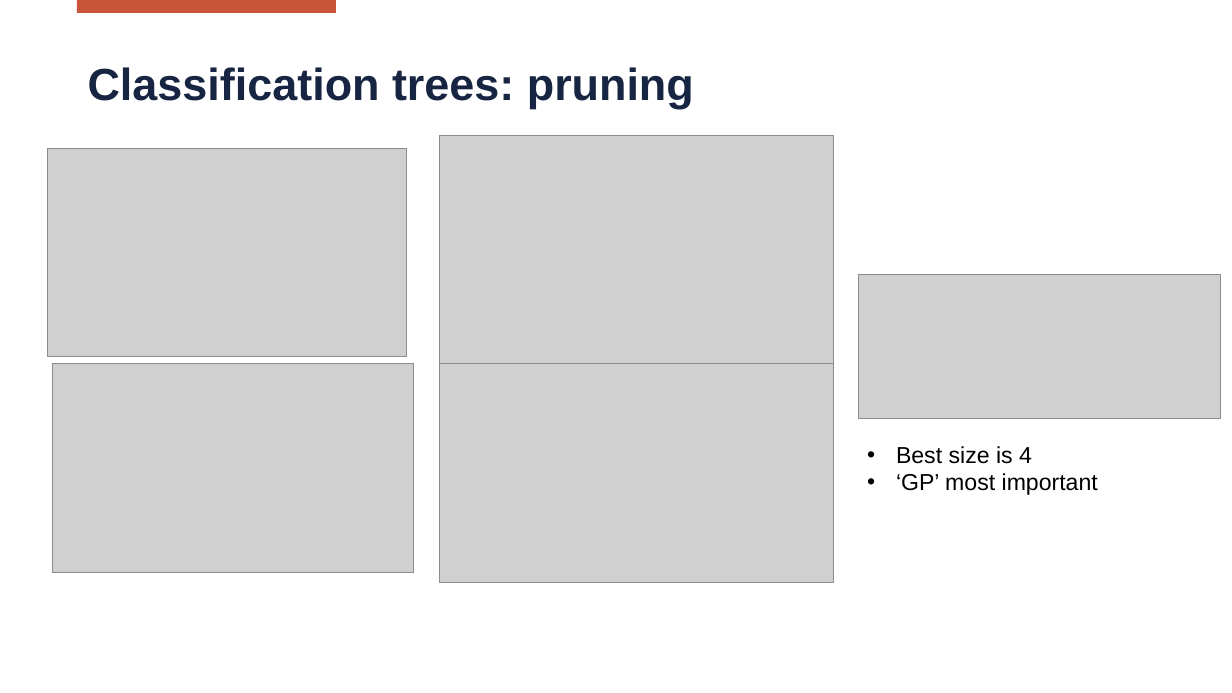
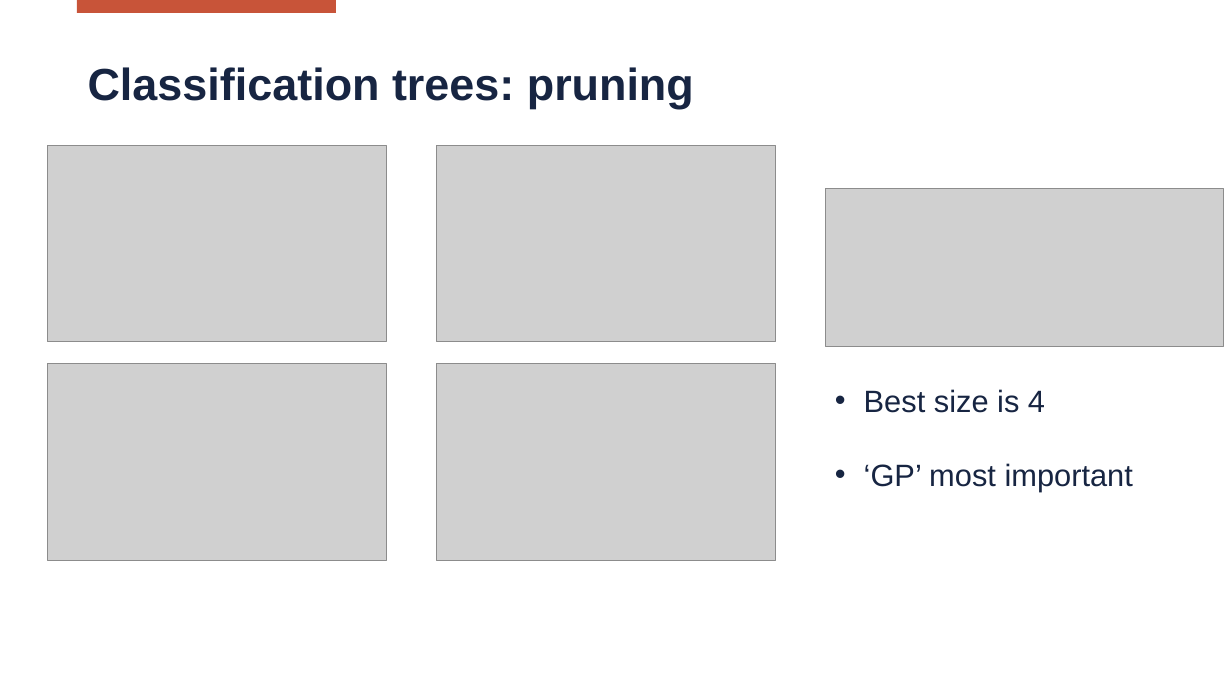
Before and after one commit to Matteo-Locatelli/SL_Project_2223, a slide deck: slide 31 of reports/Presentation.pptx. Drawn at 1232x693 pixels with LibreOffice and Linux fonts; fonts in the diff are those of the drawing; grey boxes stand for pictures; background and template pictures are left out. Boxes give left, top, right and bottom in pixels: in the first picture for what was removed or moved away, otherwise in the second. Text is boxed around its words. In the diff, an @@ line names an element or a change of style, - is before the commit and + after.

```diff
--- a/reports/Presentation.pptx
+++ b/reports/Presentation.pptx
@@ picture resized from (x1=47, y1=148, x2=406, y2=356) to (x1=47, y1=145, x2=386, y2=342) @@
@@ picture resized from (x1=439, y1=136, x2=833, y2=364) to (x1=436, y1=145, x2=775, y2=342) @@
@@ picture resized from (x1=859, y1=274, x2=1221, y2=419) to (x1=826, y1=189, x2=1224, y2=347) @@
@@ picture resized from (x1=53, y1=363, x2=414, y2=573) to (x1=47, y1=364, x2=386, y2=561) @@
@@ picture resized from (x1=439, y1=354, x2=833, y2=582) to (x1=436, y1=364, x2=775, y2=561) @@
@@ text "Best size is 4" moved from (x1=896, y1=446, x2=1098, y2=495) to (x1=864, y1=389, x2=1133, y2=492) @@
@@ text "Best size is 4" at (x1=864, y1=389, x2=1133, y2=492): size 18 to 24 pt, text colour #000000 to #172542 @@
```
Also in this commit, not shown: 33 other slides changed.
